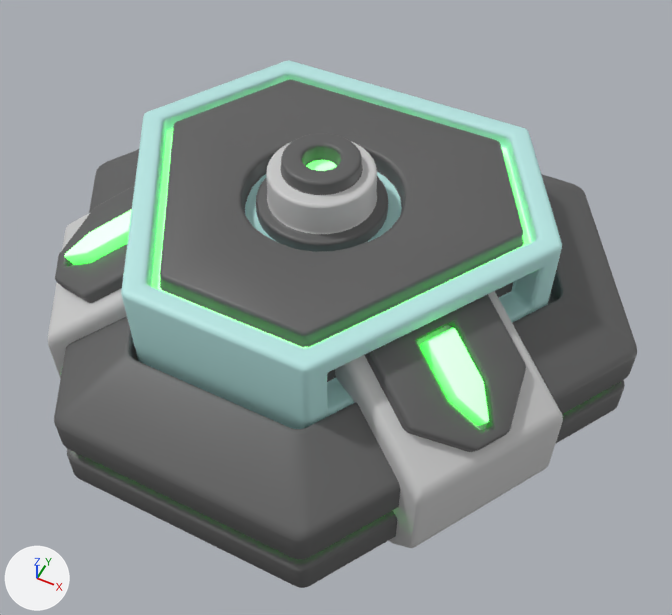
The FBX model Assets/Assets/ASSETS/Projecteur.fbx: old version first, new version second.
One viewpoint serves both versions: a 50 mm lens placed at (0.733, -1.413, 1.93), pointed at (0.068, -0.083, 0.268). Every picture has the same lights, and +X, +Y and +Z are marked at lower left. Vertices at the same position are counted once.
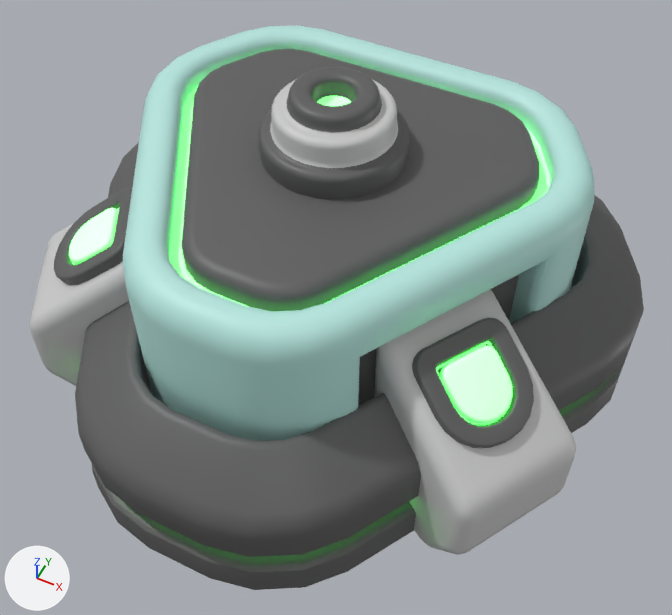
What differs and where, as boxes (x1, y1, x2, y2) in the pictures (672 x 615 px; the box of a moved part takes in the faces that stretch with it):
'Cube.002', reshaped (7% taller)
    before: (48, 60, 637, 588)
    after: (30, 25, 644, 590)
part 1 of me_cube_003, rebuilt
    before: (121, 60, 562, 429)
    after: (123, 25, 595, 441)
part 2 of me_cube_003, rebuilt
    before: (54, 149, 637, 588)
    after: (75, 142, 644, 590)
part 3 of me_cube_003, rebuilt
    before: (55, 185, 135, 303)
    after: (54, 188, 132, 285)
part 4 of me_cube_003, rebuilt
    before: (335, 291, 563, 548)
    after: (374, 289, 576, 555)
part 5 of me_cube_003, rebuilt
    before: (48, 212, 127, 379)
    after: (30, 223, 129, 386)
part 6 of me_cube_003, added
    after: (259, 67, 410, 199)
part 7 of me_cube_003, added
    after: (440, 346, 513, 423)
part 8 of me_cube_003, added
    after: (69, 208, 119, 264)
part 9 of me_cube_003, deleted
    before: (256, 133, 388, 252)
part 10 of me_cube_003, moved or reshaped
    before: (365, 294, 526, 452)
    after: (412, 318, 534, 448)
part 11 of me_cube_003, deleted
    before: (64, 210, 131, 265)

The change, as a list of edits to the scene's bpy script:
```text
Add mat_bleu:
    mat_bleu = principled_material('Bleu')
    mat_bleu.base_color = (0.477, 0.8, 0.746)  # cyan #b8e7e0
Change me_cube_003:
    used by ob_cube_002; location = (0.0, 0.0, 0.0)
    remove me_cube_003.from_pydata(...)  # 5452 vertices, 5354 faces; spans x -0.74..0.748, y -0.673..0.651, z 0.0..0.649
    add me_cube_003.from_pydata(...)  # 4531 vertices, 4369 faces; spans x -0.734..0.728, y -0.709..0.779, z 0.0..0.777
    me_cube_003 part 1: the loose piece of 1367 vertices spanning x -0.524..0.529, y -0.476..0.415, z 0.327..0.552 is rebuilt with 564 vertices and now spans x -0.551..0.551, y -0.518..0.518, z 0.107..0.619
    me_cube_003 part 2: the loose piece of 1128 vertices spanning x -0.74..0.748, y -0.673..0.586, z 0.0..0.38 is rebuilt with 696 vertices and now spans x -0.734..0.728, y -0.709..0.666, z 0.0..0.352
    me_cube_003 part 3: the loose piece of 252 vertices spanning x -0.567..-0.253, y -0.411..-0.071, z 0.325..0.495 is rebuilt with 379 vertices and now spans x -0.603..-0.347, y -0.361..-0.099, z 0.299..0.467
    me_cube_003 part 4: the loose piece of 190 vertices spanning x 0.162..0.652, y -0.499..0.004, z 0.0..0.514 is rebuilt with 134 vertices and now spans x 0.261..0.701, y -0.462..-0.035, z 0.0..0.48
    me_cube_003 part 5: the loose piece of 190 vertices spanning x -0.653..-0.163, y -0.498..0.004, z 0.0..0.514 is rebuilt with 134 vertices and now spans x -0.705..-0.266, y -0.454..-0.029, z 0.0..0.48
    me_cube_003 part 6: a new loose piece of 1301 vertices spanning x -0.17..0.16, y -0.111..0.219, z 0.605..0.777
    me_cube_003 part 7: a new loose piece of 144 vertices spanning x 0.397..0.547, y -0.316..-0.163, z 0.343..0.44, in mat_lumiere (white #fbf9ff)
    me_cube_003 part 8: a new loose piece of 144 vertices spanning x -0.559..-0.411, y -0.314..-0.161, z 0.343..0.44, in mat_lumiere (white #fbf9ff)
    me_cube_003 part 9: the loose piece of 1313 vertices spanning x -0.152..0.146, y -0.161..0.137, z 0.493..0.649 is deleted
    me_cube_003 part 10: 1 vertex moved within x 0.501, y -0.31, z 0.353; 357 vertices removed from x 0.252..0.566, y -0.411..-0.072, z 0.325..0.495; 379 vertices added at x 0.334..0.591, y -0.363..-0.101, z 0.299..0.467
    me_cube_003 part 11: 106 vertices removed from x -0.526..-0.344, y -0.319..-0.188, z 0.351..0.489
    remove me_cube_003.materials.append(mat_bleuté)  # cyan #b8e7e4
    add me_cube_003.materials.append(mat_bleu)  # cyan #b8e7e0
```
